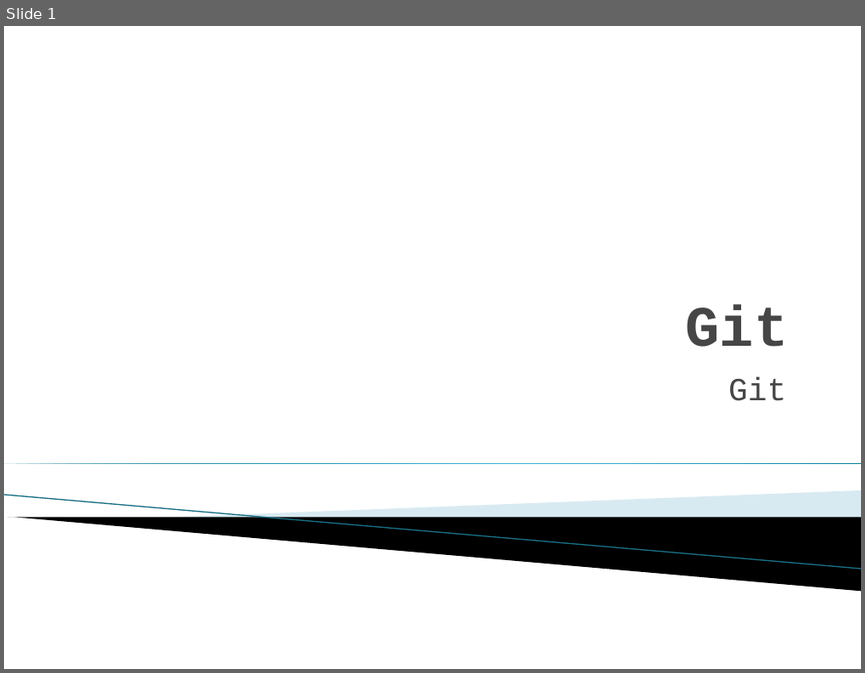
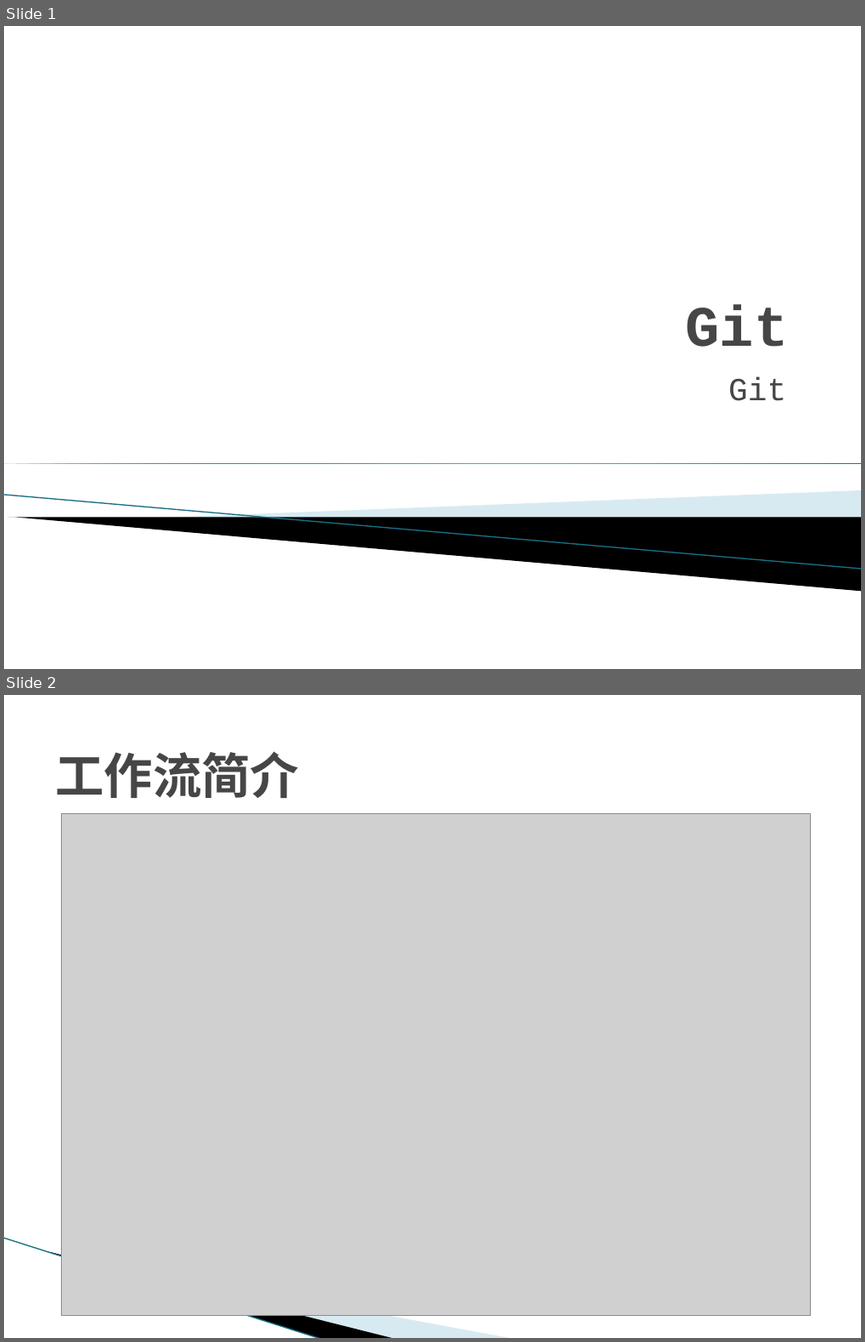
Before and after one commit to texnician/demo, a slide deck: ppt/Git.pptx. Shown one above the other, each under a label of ours: slide 1 before the commit, slides 1 and 2 after it. The pictures are 865x673 and 865x1342 pixels, drawn with LibreOffice and Linux fonts; fonts in the diff are those of the drawing; grey boxes stand for pictures; background and template pictures are left out. Boxes give left, top, right and bottom in pixels: in the first picture for what was removed or moved away, otherwise in the second. Text is boxed around its words. In the diff, an @@ line names an element or a change of style, - is before the commit and + after.

```diff
--- a/ppt/Git.pptx
+++ b/ppt/Git.pptx
@@ slide 2 added at (4, 695, 861, 1338), background #FFFFFF @@
@@ title added at (55, 751, 299, 798), 41 pt, text #464646, bold @@
+工作流简介
@@ picture added at (62, 814, 811, 1315) @@
@@ line added from (4, 1237) to (322, 1338), #97C5D8 0.95 pt @@
@@ freeform shape added at (49, 1251, 396, 1338), fill #000000 @@
@@ freeform shape added at (51, 1252, 514, 1338), fill #A0CBDC at 40% opacity @@
```
Also in this commit, not shown: 1 slide changed, 6 other slides added, 4 other files.
